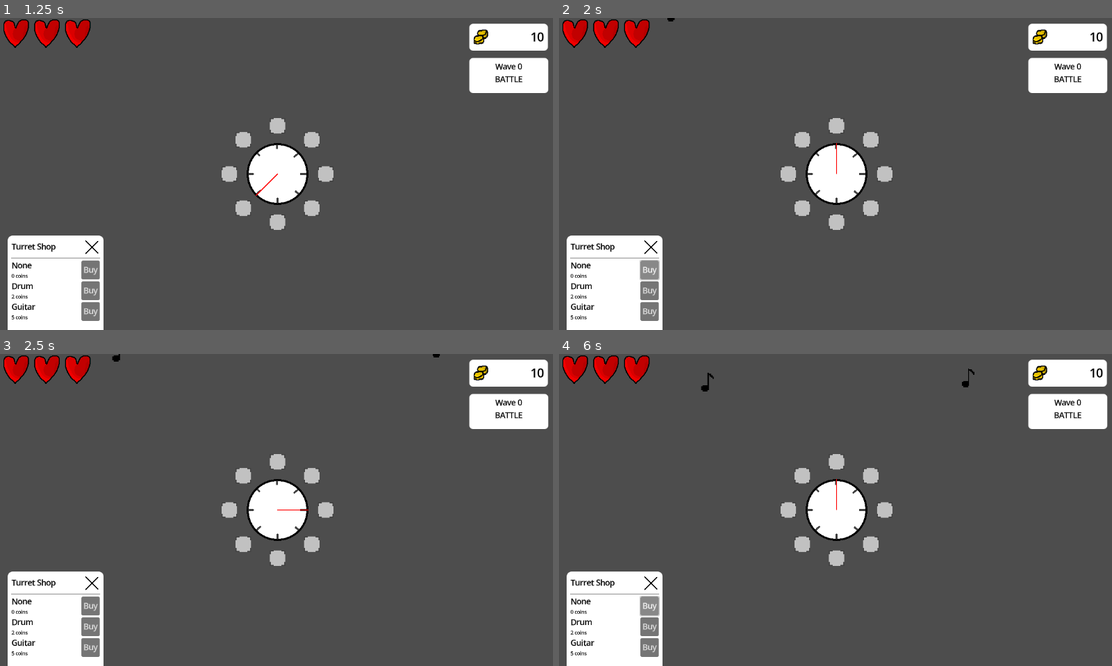
Above: before the commit, frames 1-4 (two rows, left to right).
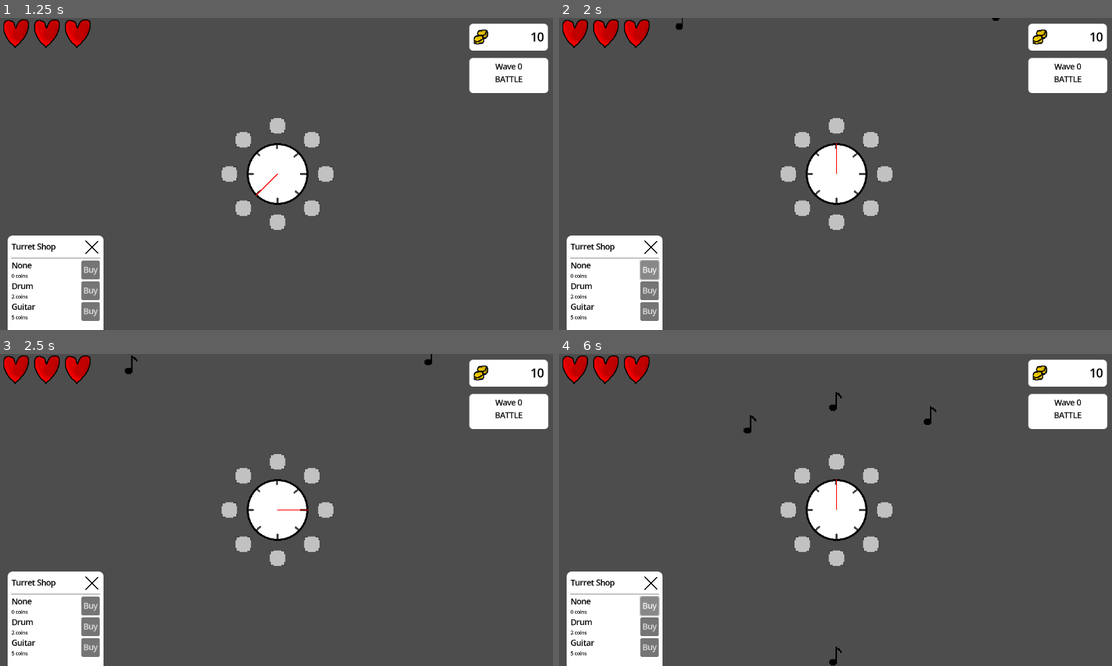
Above: after the commit, the same moments.

Repository: SeriousGuy888/MetronomeTowerDefenceGame
Game: Godot game, scene res://scenes/main.tscn
Same seed, same stepped clock (60 frames per second), same inputs: the game is played once before the commit and once after it.
Inputs (mouse positions are in pixels of both pictures, inside the frame that each line leads up to):
- Up to frame 1 (1.25 s): click (326, 174) at 0.52 s
- Up to frame 2 (2 s): click "Buy" at 1.25 s
- Up to frame 3 (2.5 s): click (326, 510) at 2.02 s
- Up to frame 4 (6 s): click "Buy" at 2.75 s; click (885, 510) at 3.52 s; click "Buy" at 4.25 s

Frame 1 is identical in both runs. In frame 2, less than 0.1% of the frame differs, in the area x 19-80%, y 0-4%; in frame 3, 0.1%; in frame 4, 0.3%, in the area x 25-76%, y 4-100%.

Commit message:
lose lives if enemies reach the metronome

Diff:
--- a/global_scripts/playthrough_manager.gd
+++ b/global_scripts/playthrough_manager.gd
@@ -10,6 +10,8 @@
 	set(new_amount):
 		lives_remaining = new_amount
 		EventBus.lives_remaining_updated.emit(lives_remaining)
+		if lives_remaining <= 0:
+			lose()
 var current_wave = 0:
 	get: return current_wave
 	set(new_wave):
@@ -28,3 +30,6 @@
 	coins = 10
 	current_wave = 0
 	game_state = Enums.GameState.BATTLE
+
+func lose():
+	print("game over - defeat")
--- a/scenes/bullet.gd
+++ b/scenes/bullet.gd
@@ -2,12 +2,11 @@
 
 @onready var sprite: Sprite2D = $sprite
 
-var _direction: Vector2
 var direction: Vector2:
 	get:
-		return _direction
+		return direction
 	set(value):
-		_direction = value.normalized()
+		direction = value.normalized()
 
 func _ready() -> void:
 	pass
@@ -20,6 +19,7 @@
 		queue_free()
 
 func _on_area_entered(area):
-	if area.is_in_group("enemies"):
+	if area is Enemy:
+		print("aa")
 		area.take_damage(1)
 		queue_free()
--- a/scenes/enemies/enemy.gd
+++ b/scenes/enemies/enemy.gd
@@ -1,4 +1,4 @@
-extends Area2D
+class_name Enemy extends Area2D
 
 @export var speed = 50.0
 @export var health = 1
--- a/scenes/enemies/enemy1.tscn
+++ b/scenes/enemies/enemy1.tscn
@@ -10,7 +10,6 @@
 collision_layer = 8
 collision_mask = 0
 script = ExtResource("1_8e3ao")
-speed = 25.0
 
 [node name="Sprite2D" type="Sprite2D" parent="."]
 scale = Vector2(0.0258621, 0.0258621)
--- a/scenes/enemies/enemy2.tscn
+++ b/scenes/enemies/enemy2.tscn
@@ -10,7 +10,7 @@
 collision_layer = 8
 collision_mask = 0
 script = ExtResource("1_w6keq")
-speed = 10.0
+speed = 25.0
 health = 2
 coins_dropped = 5
 
--- a/scenes/metronome/metronome.gd
+++ b/scenes/metronome/metronome.gd
@@ -1,4 +1,4 @@
-extends RigidBody2D
+class_name Metronome extends Area2D
 
 @export var beats_per_minute: float = 120 # float not int, for subsecond calculations
 @export var beats_per_rotation = 4 # how many beats occur in a single rotation of the playhead
@@ -12,6 +12,14 @@
 	timer.wait_time = 60 / beats_per_minute
 	timer.start()
 
+func _process(_delta: float) -> void:
+	# i don't know how to get the area_entered signal to work
+	for area in get_overlapping_areas():
+		if area is Enemy:
+			PlaythroughManager.lives_remaining -= 1
+			print("-1 life. new: ", PlaythroughManager.lives_remaining)
+			area.die()
+
 func _on_timer_timeout() -> void:
 	tick += 1
 	timer.start()
--- a/scenes/metronome/metronome.tscn
+++ b/scenes/metronome/metronome.tscn
@@ -10,10 +10,9 @@
 [sub_resource type="CircleShape2D" id="CircleShape2D_uhbrk"]
 radius = 128.0
 
-[node name="metronome" type="RigidBody2D" node_paths=PackedStringArray("turret_slot_manager")]
-collision_layer = 2
-collision_mask = 2
-gravity_scale = 0.0
+[node name="metronome" type="Area2D" node_paths=PackedStringArray("turret_slot_manager")]
+collision_layer = 4
+collision_mask = 8
 script = ExtResource("1_qls4i")
 turret_slot_manager = NodePath("TurretSlotManager")
 
--- a/scenes/ui/lives_hud.gd
+++ b/scenes/ui/lives_hud.gd
@@ -9,7 +9,7 @@
 func update_lives(number_of_lives: int):
 	var currently_have = 0
 	for child in get_children():
-		if currently_have > number_of_lives:
+		if currently_have >= number_of_lives:
 			child.queue_free()
 		else:
 			currently_have += 1
